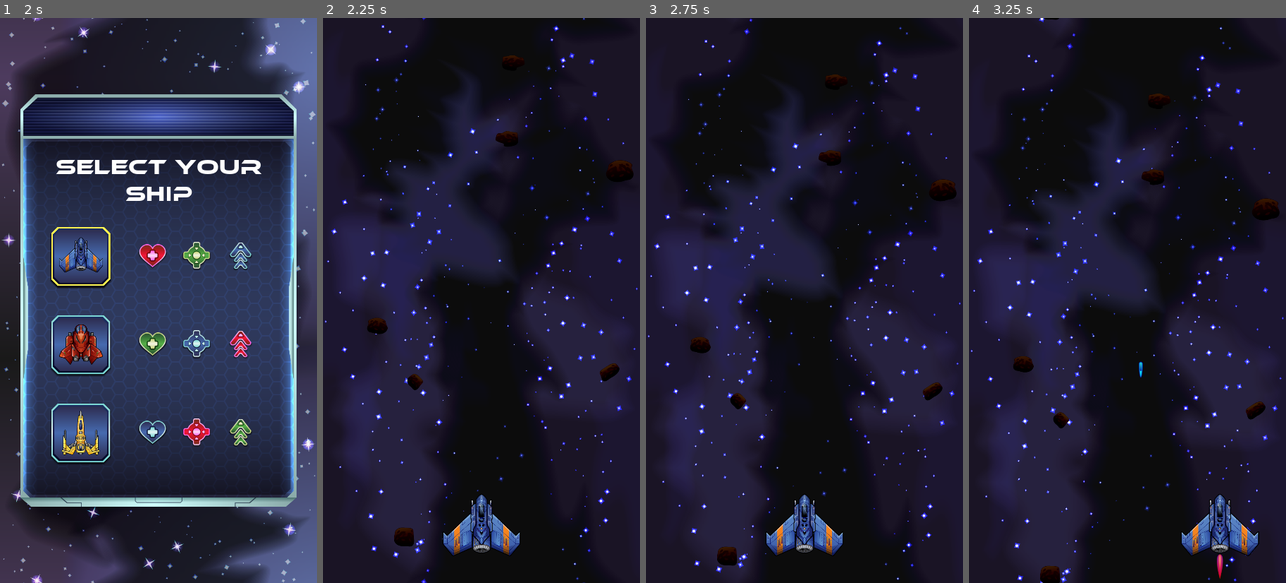
Above: before the commit, frames 1-4 (left to right).
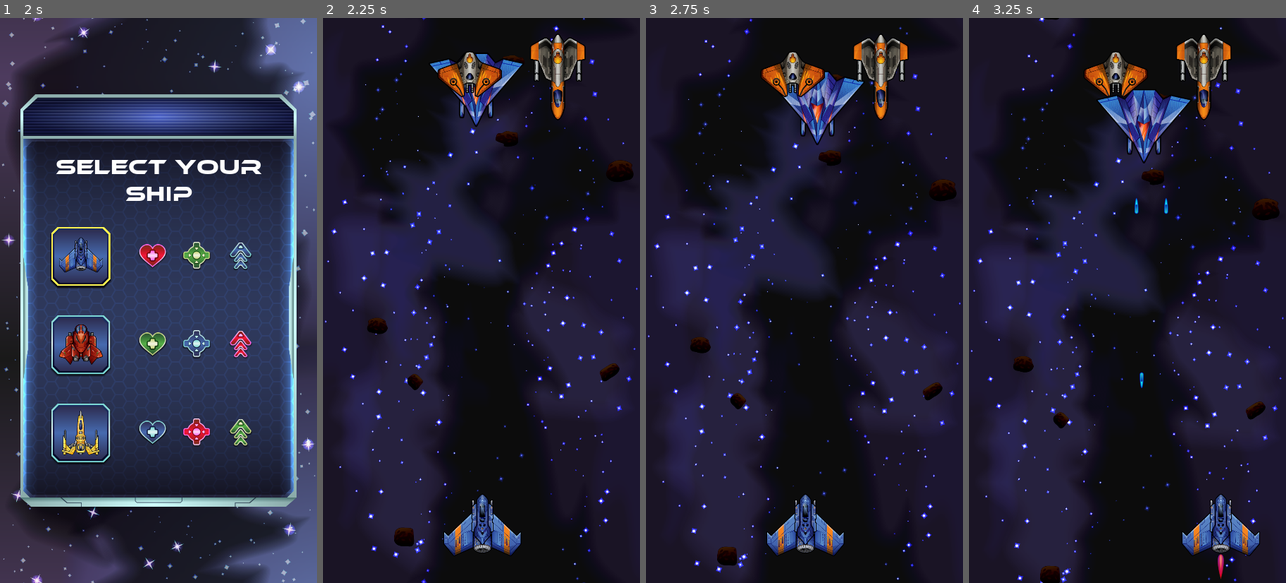
Above: after the commit, the same moments.

Repository: diegocantelmi82/TP-Final-Programacion-3
Game: Godot game, scene res://scenes/Main.tscn
Same seed, same stepped clock (60 frames per second), same inputs: the game is played once before the commit and once after it.
Inputs (mouse positions are in pixels of both pictures, inside the frame that each line leads up to):
- Up to frame 1 (2 s): click (158, 357) at 0.5 s; click (158, 357) at 1.25 s
- Up to frame 2 (2.25 s): click (405, 255) at 2 s
- Up to frame 3 (2.75 s): no input
- Up to frame 4 (3.25 s): tap Enter at 2.75 s; move the mouse to (1197, 272) at 2.77 s; hold Right (move_right) from 2.78 s (still down); tap Ctrl (shoot) at 2.85 s; click (1197, 272) at 2.92 s

Frame 1 is identical in both runs. In frame 2, 3.7% of the frame differs, in the area x 33-83%, y 2-96%; in frame 3, 4.2%; in frame 4, 4.8%, in the area x 36-92%, y 3-100%.

Commit message:
Agregado deteccion de colisiones - Creacion de enemigos - cambios en naves jugador

Diff:
--- /dev/null
+++ b/common/Level.gd
@@ -0,0 +1,39 @@
+extends Node
+
+var ps: Resource
+var playerShip: Ship
+
+func _ready():
+	loadPlayerShip()
+
+func _process(delta):
+	pass
+
+func loadPlayerShip():
+	if Player.main_ship == Player.player_ship.AVENGER:
+		ps = ResourceLoader.load("res://scenes/avenger/Avenger.tscn")
+	elif Player.main_ship == Player.player_ship.DEFENDER:
+		ps = ResourceLoader.load("res://scenes/defender/Defender.tscn")
+	elif Player.main_ship == Player.player_ship.STRIKER:
+		ps = ResourceLoader.load("res://scenes/striker/Striker.tscn")
+
+	playerShip = ps.instance()
+	playerShip.global_position = Vector2(-45, 1005)
+	self.add_child(playerShip)
+
+	# Codigo de prueba para testear colisiones
+	ps = ResourceLoader.load("res://scenes/enemies/Enemy1/Enemy1.tscn")
+	var enemy = ps.instance()
+	enemy.global_position = Vector2(500, 200)
+	self.add_child(enemy)
+
+	ps = ResourceLoader.load("res://scenes/enemies/Enemy2/Enemy2.tscn")
+	enemy = ps.instance()
+	enemy.global_position = Vector2(500, 200)
+	self.add_child(enemy)
+
+	ps = ResourceLoader.load("res://scenes/enemies/Enemy3/Enemy3.tscn")
+	enemy = ps.instance()
+	enemy.global_position = Vector2(800, 200)
+	self.add_child(enemy)
+	# Codigo de prueba para testear colisiones
--- a/common/Ship.gd
+++ b/common/Ship.gd
@@ -2,20 +2,19 @@
 
 extends Area2D
 
-signal shoot(pos)
+signal dead()
 
 export var SPEED = 700
 export var MAX_HP = 100
 export var MAX_SHIELD = 100
+export var hp = 100
+export var shield = 0
 
-onready var hp = MAX_HP
-onready var shield = MAX_SHIELD
 onready var bulletInitPos = $BulletInitPos
-var weapons = []
-var weapon
 
 func _ready():
 	pass
 
-#func shoot_bullet():
-#	emit_signal("shoot", bulletInitPos.global_position)
+func dead():
+	$AnimatedSprite.play("explode")
+	emit_signal("dead")
--- a/scenes/Main.gd
+++ b/scenes/Main.gd
@@ -1,18 +1,7 @@
 extends Node2D
-
-#var Bullet = preload("res://scenes/bullet/Bullet.tscn")
 
 func _ready():
 	$CanvasLayer/StartButton.grab_focus()
 	$CanvasLayer/StartButton.connect("startGame", $CanvasLayer/ShipSelectionWindow, "_show_window")
 	$CanvasLayer/SettingsButton.connect("showSettingsWindow", $CanvasLayer/SettingsWindow, "_show_window")
 	$CanvasLayer/SettingsWindow.connect("closeSettingsWindow", $CanvasLayer/SettingsButton, "_grab_focus")
-#	$Avenger.connect("shoot", self, "_on_Ship_shoot")
-	#$Defender.connect("shoot", self, "_on_Ship_shoot")
-	#$Striker.connect("shoot", self, "_on_Ship_shoot")
-
-#func _on_Ship_shoot(pos):
-#	var b = Bullet.instance()
-#	b._init()
-#	b.global_position = pos
-#	add_child(b)
--- a/scenes/avenger/Avenger.tscn
+++ b/scenes/avenger/Avenger.tscn
@@ -59,4 +59,4 @@
 polygon = PoolVector2Array( 385.157, 310.204, 385.9, 344.341, 387, 343, 363, 373, 313, 351, 299.814, 363.636, 273.84, 3 …(185 unchanged characters)…
 
 [node name="BulletInitPos" type="Position2D" parent="."]
-position = Vector2( 586.667, 573.333 )
+position = Vector2( 586.667, 609.333 )
--- a/scenes/bullet/Bullet.gd
+++ b/scenes/bullet/Bullet.gd
@@ -1,22 +1,45 @@
 extends Area2D
 
 export var SPEED = 1000
+var type = "bullet"
 var direction = Vector2()
+var animation = "flash"
 
 func _init(enemy_bullet = false):
 	if enemy_bullet:
 		direction = Vector2(0, 1)
+		rotate(PI)
+		set_collision_mask_bit(0, true)
+		set_collision_mask_bit(1, false)
 	else:
 		direction = Vector2(0, -1)
 		set_collision_mask_bit(0, false)
+		set_collision_mask_bit(1, true)
+
+func _ready():
+	$AnimatedSprite.connect("animation_finished", self, "animation_end")
 
 func _process(delta):
 	var motion = Vector2()
 	motion += direction
 	position += motion.normalized() * SPEED * delta
 
+	if animation == "default":
+		$AnimatedSprite.play("default")
+	elif animation == "explode":
+		$AnimatedSprite.play("explode")
+	else:
+		$AnimatedSprite.play("flash")
+
 func _on_VisibilityNotifier2D_screen_exited():
 	queue_free()
 
 func _on_Bullet_area_entered(_area):
-	queue_free()
+	SPEED = 0
+	animation = "explode"
+
+func animation_end():
+	if animation == "flash":
+		animation = "default"
+	elif animation == "explode":
+		queue_free()
--- a/scenes/bullet/Bullet.tscn
+++ b/scenes/bullet/Bullet.tscn
@@ -13,15 +13,15 @@
 "name": "default",
 "speed": 1.0
 }, {
+"frames": [ ExtResource( 1 ) ],
+"loop": false,
+"name": "flash",
+"speed": 60.0
+}, {
 "frames": [ ExtResource( 3 ), ExtResource( 3 ), ExtResource( 4 ), ExtResource( 4 ), ExtResource( 4 ) ],
-"loop": true,
+"loop": false,
 "name": "explode",
-"speed": 5.0
-}, {
-"frames": [ ExtResource( 1 ) ],
-"loop": true,
-"name": "flash",
-"speed": 1.0
+"speed": 30.0
 } ]
 
 [sub_resource type="CapsuleShape2D" id=2]
--- a/scenes/defender/Defender.gd
+++ b/scenes/defender/Defender.gd
@@ -1,16 +1,9 @@
-extends Area2D
-
-signal shoot(pos)
-
-export (float) var SPEED = 700
-export (float) var MAX_HEALTH = 100
-
-onready var health = MAX_HEALTH
-onready var bulletInitPos = $BulletInitPos
-onready var bulletInitPos2 = $BulletInitPos2
+extends Ship
 
 var playerControllerClass = load("res://common/playerController/playerController.gd")
 var playerController = playerControllerClass.new()
+var Bullet = preload("res://scenes/bullet/Bullet.tscn")
+onready var bulletInitPos2 = $BulletInitPos2
 
 func _ready():
 	pass
@@ -22,5 +15,12 @@
 	playerController.handleInput(self, delta)
 
 func shoot_bullet():
-	emit_signal("shoot", bulletInitPos.global_position)
-	emit_signal("shoot", bulletInitPos2.global_position)
+	var b = Bullet.instance()
+	b._init()
+	b.global_position = bulletInitPos.global_position
+	get_node("/root").add_child(b)
+
+	b = Bullet.instance()
+	b._init()
+	b.global_position = bulletInitPos2.global_position
+	get_node("/root").add_child(b)
--- a/scenes/defender/Defender.tscn
+++ b/scenes/defender/Defender.tscn
@@ -42,6 +42,10 @@
 
 [node name="Defender" type="Area2D"]
 script = ExtResource( 21 )
+SPEED = 500
+MAX_HP = 120
+MAX_SHIELD = 150
+hp = 120
 
 [node name="AnimatedSprite" type="AnimatedSprite" parent="."]
 position = Vector2( 580, 616 )
--- /dev/null
+++ b/scenes/enemies/Enemy1/Enemy1.gd
@@ -0,0 +1,36 @@
+extends Ship
+
+var direction = Vector2(1, 1)
+var Bullet = preload("res://scenes/bullet/Bullet.tscn")
+onready var bulletInitPos2 = $BulletInitPos2
+
+func _ready():
+	self.connect("area_entered", self, "_on_area_entered")
+	$Timer.connect("timeout", self, "onTimeout")
+	$Timer.wait_time = randi() % 2 + 2
+
+func _process(delta):
+	var motion = Vector2()
+	motion += direction
+	position += motion.normalized() * SPEED * delta
+
+func onTimeout():
+	$Timer.wait_time = randi() % 2 + 2
+	direction = direction * Vector2(-1, 1)
+	shoot_bullet()
+
+func shoot_bullet():
+	var b = Bullet.instance()
+	b._init(true)
+	b.global_position = bulletInitPos.global_position
+	get_node("/root").add_child(b)
+
+	b = Bullet.instance()
+	b._init(true)
+	b.global_position = bulletInitPos2.global_position
+	get_node("/root").add_child(b)
+
+func _on_area_entered(area):
+	if area.type == "bullet":
+		#dead()
+		pass
--- /dev/null
+++ b/scenes/enemies/Enemy1/Enemy1.tscn
@@ -0,0 +1,52 @@
+[gd_scene load_steps=13 format=2]
+
+[ext_resource path="res://assets/ships/enemy/enemy_1.png" type="Texture" id=1]
+[ext_resource path="res://assets/ships/enemy/enemy_1_explosion_6.png" type="Texture" id=2]
+[ext_resource path="res://assets/ships/enemy/enemy_1_explosion_3.png" type="Texture" id=3]
+[ext_resource path="res://assets/ships/enemy/enemy_1_explosion_7.png" type="Texture" id=4]
+[ext_resource path="res://assets/ships/enemy/enemy_1_explosion_5.png" type="Texture" id=5]
+[ext_resource path="res://assets/ships/enemy/enemy_1_explosion_4.png" type="Texture" id=6]
+[ext_resource path="res://assets/ships/enemy/enemy_1_explosion_2.png" type="Texture" id=7]
+[ext_resource path="res://assets/ships/enemy/enemy_1_explosion_1.png" type="Texture" id=8]
+[ext_resource path="res://assets/ships/enemy/enemy_1_explosion_8.png" type="Texture" id=9]
+[ext_resource path="res://scenes/enemies/Enemy1/Enemy1.gd" type="Script" id=10]
+[ext_resource path="res://assets/ships/enemy/enemy_1_explosion_0.png" type="Texture" id=11]
+
+[sub_resource type="SpriteFrames" id=1]
+animations = [ {
+"frames": [ ExtResource( 1 ) ],
+"loop": false,
+"name": "idle",
+"speed": 1.0
+}, {
+"frames": [ ExtResource( 11 ), ExtResource( 8 ), ExtResource( 7 ), ExtResource( 3 ), ExtResource( 6 ), ExtResource( 5 ), ExtResource( 2 ), ExtResource( 4 ), ExtResource( 9 ) ],
+"loop": false,
+"name": "explode",
+"speed": 20.0
+} ]
+
+[node name="Enemy1" type="Area2D"]
+collision_layer = 2
+collision_mask = 0
+script = ExtResource( 10 )
+SPEED = 175
+MAX_HP = 80
+MAX_SHIELD = 0
+hp = 80
+
+[node name="AnimatedSprite" type="AnimatedSprite" parent="."]
+rotation = 3.14159
+frames = SubResource( 1 )
+animation = "idle"
+
+[node name="CollisionPolygon2D" type="CollisionPolygon2D" parent="."]
+polygon = PoolVector2Array( -163, -68, -92, -84, -69, -71, -40, -103, 39, -103, 65, -73, 95, -86, 161, -68, 57, 54, 59, 114, 39, 114, 39, 74, 0, 149, -41, 72, -40, 114, -61, 114, -59, 52 )
+
+[node name="BulletInitPos" type="Position2D" parent="."]
+position = Vector2( -51, 117 )
+
+[node name="BulletInitPos2" type="Position2D" parent="."]
+position = Vector2( 50, 117 )
+
+[node name="Timer" type="Timer" parent="."]
+autostart = true
--- /dev/null
+++ b/scenes/enemies/Enemy2/Enemy2.gd
@@ -0,0 +1,4 @@
+extends Ship
+
+func _ready():
+	pass
--- /dev/null
+++ b/scenes/enemies/Enemy2/Enemy2.tscn
@@ -0,0 +1,45 @@
+[gd_scene load_steps=12 format=2]
+
+[ext_resource path="res://assets/ships/enemy/enemy_2_explosion_5.png" type="Texture" id=1]
+[ext_resource path="res://assets/ships/enemy/enemy_2_explosion_1.png" type="Texture" id=2]
+[ext_resource path="res://assets/ships/enemy/enemy_2_explosion_2.png" type="Texture" id=3]
+[ext_resource path="res://assets/ships/enemy/enemy_2_explosion_3.png" type="Texture" id=4]
+[ext_resource path="res://assets/ships/enemy/enemy_2_explosion_6.png" type="Texture" id=5]
+[ext_resource path="res://assets/ships/enemy/enemy_2_explosion_4.png" type="Texture" id=6]
+[ext_resource path="res://assets/ships/enemy/enemy_2_explosion_7.png" type="Texture" id=7]
+[ext_resource path="res://assets/ships/enemy/enemy_2.png" type="Texture" id=8]
+[ext_resource path="res://scenes/enemies/Enemy2/Enemy2.gd" type="Script" id=9]
+[ext_resource path="res://assets/ships/enemy/enemy_2_explosion_0.png" type="Texture" id=10]
+
+[sub_resource type="SpriteFrames" id=1]
+animations = [ {
+"frames": [ ExtResource( 8 ) ],
+"loop": false,
+"name": "idle",
+"speed": 1.0
+}, {
+"frames": [ ExtResource( 10 ), ExtResource( 2 ), ExtResource( 3 ), ExtResource( 4 ), ExtResource( 6 ), ExtResource( 1 ), ExtResource( 5 ), ExtResource( 7 ) ],
+"loop": false,
+"name": "explode",
+"speed": 18.0
+} ]
+
+[node name="Enemy2" type="Area2D"]
+collision_layer = 2
+collision_mask = 0
+script = ExtResource( 9 )
+
+[node name="AnimatedSprite" type="AnimatedSprite" parent="."]
+rotation = 3.14159
+frames = SubResource( 1 )
+animation = "idle"
+
+[node name="CollisionPolygon2D" type="CollisionPolygon2D" parent="."]
+rotation = 3.14159
+polygon = PoolVector2Array( -29, -69, -20, -66, -12, -55, 12, -55, 19, -65, 29, -69, 110, -5, 110, 22, 14, 86, -13, 85, -109, 24, -110, -5 )
+
+[node name="BulletInitPos" type="Position2D" parent="."]
+position = Vector2( -9, 56 )
+
+[node name="BulletInitPos2" type="Position2D" parent="."]
+position = Vector2( 9, 56 )
--- /dev/null
+++ b/scenes/enemies/Enemy3/Enemy3.gd
@@ -0,0 +1,4 @@
+extends Ship
+
+func _ready():
+	pass
--- /dev/null
+++ b/scenes/enemies/Enemy3/Enemy3.tscn
@@ -0,0 +1,44 @@
+[gd_scene load_steps=12 format=2]
+
+[ext_resource path="res://assets/ships/enemy/enemy_3.png" type="Texture" id=1]
+[ext_resource path="res://assets/ships/enemy/enemy_3_explosion_1.png" type="Texture" id=2]
+[ext_resource path="res://assets/ships/enemy/enemy_3_explosion_2.png" type="Texture" id=3]
+[ext_resource path="res://assets/ships/enemy/enemy_3_explosion_3.png" type="Texture" id=4]
+[ext_resource path="res://assets/ships/enemy/enemy_3_explosion_7.png" type="Texture" id=5]
+[ext_resource path="res://assets/ships/enemy/enemy_3_explosion_4.png" type="Texture" id=6]
+[ext_resource path="res://assets/ships/enemy/enemy_3_explosion_6.png" type="Texture" id=7]
+[ext_resource path="res://assets/ships/enemy/enemy_3_explosion_5.png" type="Texture" id=8]
+[ext_resource path="res://scenes/enemies/Enemy3/Enemy3.gd" type="Script" id=9]
+[ext_resource path="res://assets/ships/enemy/enemy_3_explosion_0.png" type="Texture" id=10]
+
+[sub_resource type="SpriteFrames" id=1]
+animations = [ {
+"frames": [ ExtResource( 1 ) ],
+"loop": false,
+"name": "idle",
+"speed": 1.0
+}, {
+"frames": [ ExtResource( 10 ), ExtResource( 2 ), ExtResource( 3 ), ExtResource( 4 ), ExtResource( 6 ), ExtResource( 8 ), ExtResource( 7 ), ExtResource( 5 ) ],
+"loop": false,
+"name": "explode",
+"speed": 18.0
+} ]
+
+[node name="Enemy3" type="Area2D"]
+collision_layer = 2
+collision_mask = 0
+script = ExtResource( 9 )
+
+[node name="AnimatedSprite" type="AnimatedSprite" parent="."]
+rotation = 3.14159
+frames = SubResource( 1 )
+animation = "idle"
+
+[node name="CollisionPolygon2D" type="CollisionPolygon2D" parent="."]
+polygon = PoolVector2Array( -65, 13, -82, 13, -82, -58, -95, -59, -93, -107, -43, -132, 44, -132, 93, -105, 94, -59, 79, -57, 81, 14, 62, 14, 63, -46, 43, 4, 24, 13, 24, 113, 0, 146, -24, 112, -25, 11, -44, 4, -64, -48 )
+
+[node name="BulletInitPos" type="Position2D" parent="."]
+position = Vector2( -72, 15 )
+
+[node name="BulletInitPos2" type="Position2D" parent="."]
+position = Vector2( 72, 14 )
--- a/scenes/levels/Level1/Level1.tscn
+++ b/scenes/levels/Level1/Level1.tscn
@@ -1,11 +1,12 @@
 [gd_scene load_steps=5 format=2]
 
+[ext_resource path="res://common/Level.gd" type="Script" id=1]
 [ext_resource path="res://scenes/parallax/Parallax.tscn" type="PackedScene" id=2]
-[ext_resource path="res://scenes/avenger/Avenger.tscn" type="PackedScene" id=3]
 [ext_resource path="res://assets/backgrounds/background1.png" type="Texture" id=4]
 [ext_resource path="res://assets/backgrounds/meteors.png" type="Texture" id=5]
 
 [node name="Level1" type="Node2D"]
+script = ExtResource( 1 )
 
 [node name="ParallaxBackground" parent="." instance=ExtResource( 2 )]
 background = ExtResource( 4 )
@@ -13,6 +14,3 @@
 [node name="ParallaxBackground2" parent="." instance=ExtResource( 2 )]
 speed = 130
 background = ExtResource( 5 )
-
-[node name="Avenger" parent="." instance=ExtResource( 3 )]
-position = Vector2( -48, 1005 )
--- a/scenes/shipSelection/ShipSelectionWindow.gd
+++ b/scenes/shipSelection/ShipSelectionWindow.gd
@@ -5,7 +5,8 @@
 	$DefenderButton.connect("startLevel", self, "_start_level")
 	$StrikerButton.connect("startLevel", self, "_start_level")
 
-func _start_level():
+func _start_level(mainShip):
+	Player.main_ship = mainShip
 	get_tree().change_scene("res://scenes/levels/Level1/Level" + str(Player.current_level) + ".tscn")
 	self._close_window()
 
--- a/scenes/shipSelection/ShipSelectionWindow.tscn
+++ b/scenes/shipSelection/ShipSelectionWindow.tscn
@@ -74,6 +74,7 @@
 texture_disabled = ExtResource( 19 )
 texture_focused = ExtResource( 14 )
 script = ExtResource( 22 )
+selectedShip = 1
 
 [node name="StrikerButton" type="TextureButton" parent="."]
 margin_left = 100.0
@@ -86,6 +87,7 @@
 texture_disabled = ExtResource( 20 )
 texture_focused = ExtResource( 16 )
 script = ExtResource( 22 )
+selectedShip = 2
 
 [node name="AvengerContainer" type="HBoxContainer" parent="."]
 margin_left = 350.0
--- a/scenes/shipSelection/shipButton.gd
+++ b/scenes/shipSelection/shipButton.gd
@@ -1,9 +1,11 @@
 extends GenericButton
 
-signal startLevel
+signal startLevel(mainShip)
+
+export var selectedShip: int
 
 func _ready():
 	self.connect("pressed", self, "startLevel")
 
 func startLevel():
-	emit_signal("startLevel")
+	emit_signal("startLevel", selectedShip)
--- a/scenes/striker/Striker.gd
+++ b/scenes/striker/Striker.gd
@@ -1,16 +1,9 @@
-extends Area2D
-
-signal shoot(pos)
-
-export (float) var SPEED = 700
-export (float) var MAX_HEALTH = 100
-
-onready var health = MAX_HEALTH
-onready var bulletInitPos = $BulletInitPos
-onready var bulletInitPos2 = $BulletInitPos2
+extends Ship
 
 var playerControllerClass = load("res://common/playerController/playerController.gd")
 var playerController = playerControllerClass.new()
+var Bullet = preload("res://scenes/bullet/Bullet.tscn")
+onready var bulletInitPos2 = $BulletInitPos2
 
 func _ready():
 	pass
@@ -22,5 +15,12 @@
 	playerController.handleInput(self, delta)
 
 func shoot_bullet():
-	emit_signal("shoot", bulletInitPos.global_position)
-	emit_signal("shoot", bulletInitPos2.global_position)
+	var b = Bullet.instance()
+	b._init()
+	b.global_position = bulletInitPos.global_position
+	get_node("/root").add_child(b)
+
+	b = Bullet.instance()
+	b._init()
+	b.global_position = bulletInitPos2.global_position
+	get_node("/root").add_child(b)
--- a/scenes/striker/Striker.tscn
+++ b/scenes/striker/Striker.tscn
@@ -42,6 +42,10 @@
 
 [node name="Striker" type="Area2D"]
 script = ExtResource( 21 )
+SPEED = 900
+MAX_HP = 80
+MAX_SHIELD = 70
+hp = 80
 
 [node name="AnimatedSprite" type="AnimatedSprite" parent="."]
 position = Vector2( 523, 436 )
Binary file changed: assets/ships/enemy/enemy_1.png
Binary file added: assets/ships/enemy/enemy_1_explosion_0.png
Not shown, added: assets/ships/enemy/enemy_1_explosion_0.png.import
Binary file added: assets/ships/enemy/enemy_2.png
Not shown, added: assets/ships/enemy/enemy_2.png.import
Binary file added: assets/ships/enemy/enemy_2_explosion_0.png
Not shown, added: assets/ships/enemy/enemy_2_explosion_0.png.import
Binary file added: assets/ships/enemy/enemy_2_explosion_1.png
Not shown, added: assets/ships/enemy/enemy_2_explosion_1.png.import
Binary file added: assets/ships/enemy/enemy_2_explosion_2.png
Not shown, added: assets/ships/enemy/enemy_2_explosion_2.png.import
Binary file added: assets/ships/enemy/enemy_2_explosion_3.png
(and 27 more such lines)
